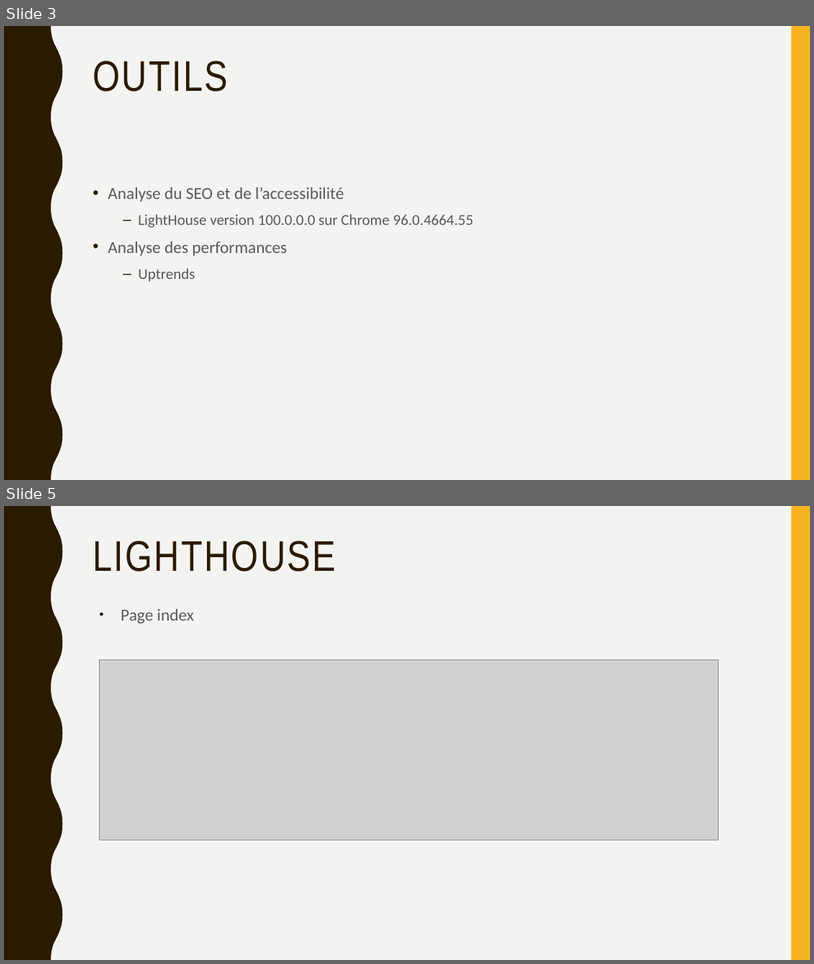
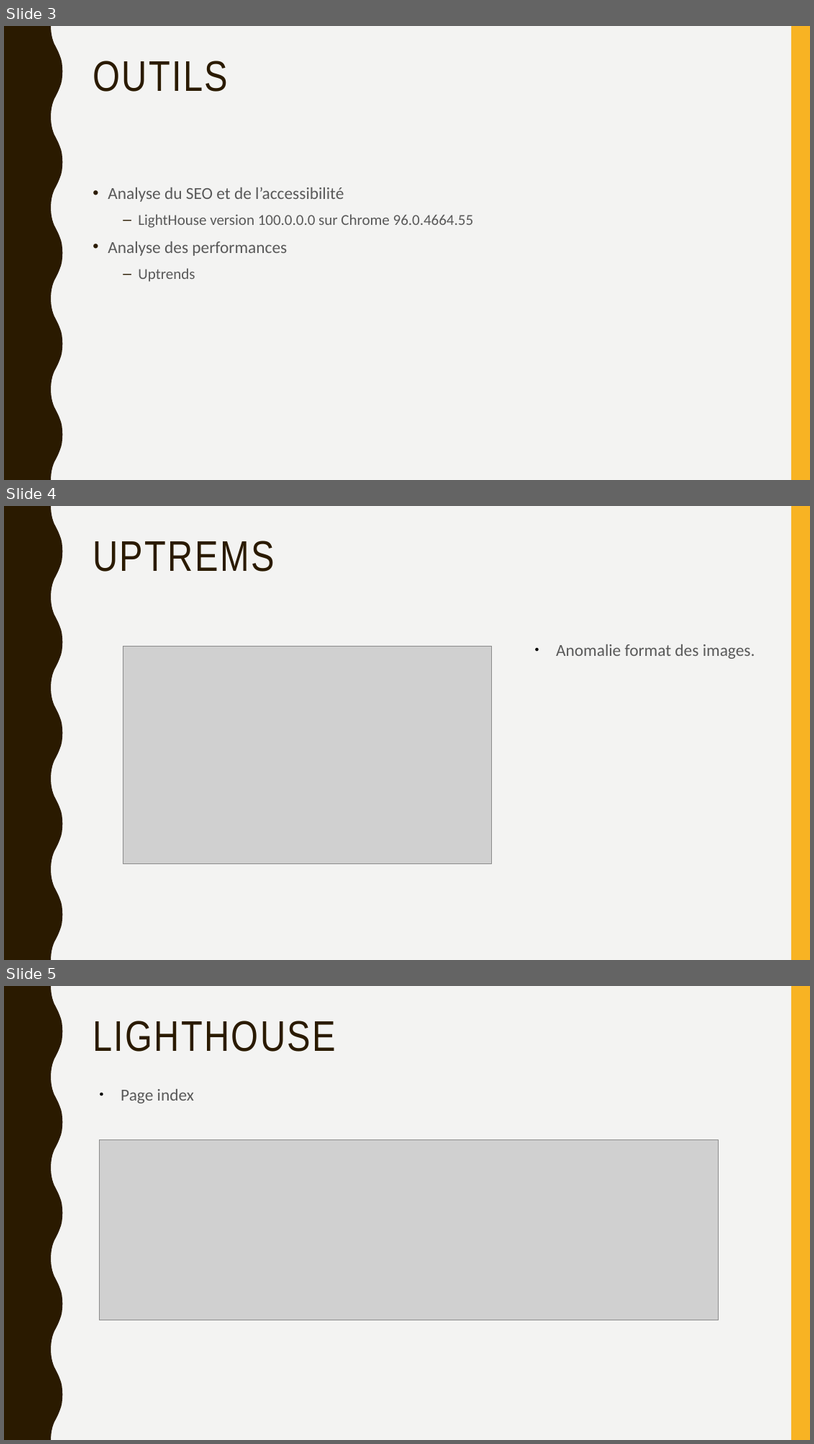
Before and after one commit to Fibre44/DENISNicolas_4_09112021, a slide deck: Soutenance/Soutenance.odp. Shown one above the other, each under a label of ours: slides 3 and 5 before the commit, slides 3, 4 and 5 after it; the slides between them are not shown. The pictures are 814x964 and 814x1444 pixels, drawn with LibreOffice and Linux fonts; fonts in the diff are those of the drawing; grey boxes stand for pictures. Boxes give left, top, right and bottom in pixels: in the first picture for what was removed or moved away, otherwise in the second. Text is boxed around its words. In the diff, an @@ line names an element or a change of style, - is before the commit and + after.

```diff
--- a/Soutenance/Soutenance.odp
+++ b/Soutenance/Soutenance.odp
@@ slide 4 added at (4,506,810,960), background #F3F3F2; not listed: 2 template elements that a slide beside it also shows @@
@@ title added at (93,541,274,572), 51 pt, text #2A1A00 @@
+UPTREMS
@@ picture added at (124,646,493,863) @@
@@ text added at (556,644,756,659), 20 pt, text #595959 @@
+● Anomalie format des images.
```
Also in this commit, not shown: 5 slides changed, 3 other slides added, 1 slide removed, 4 other files.
